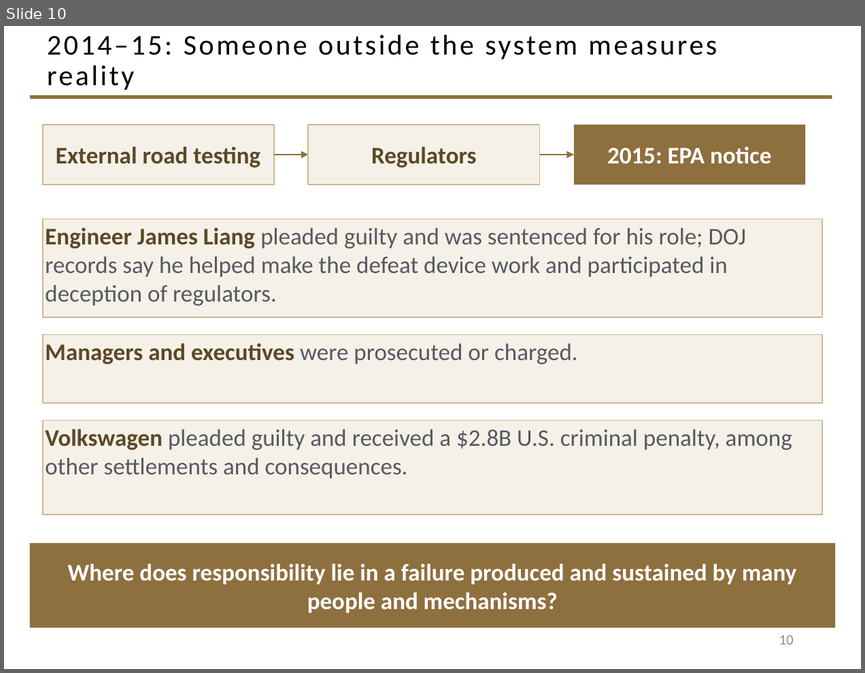
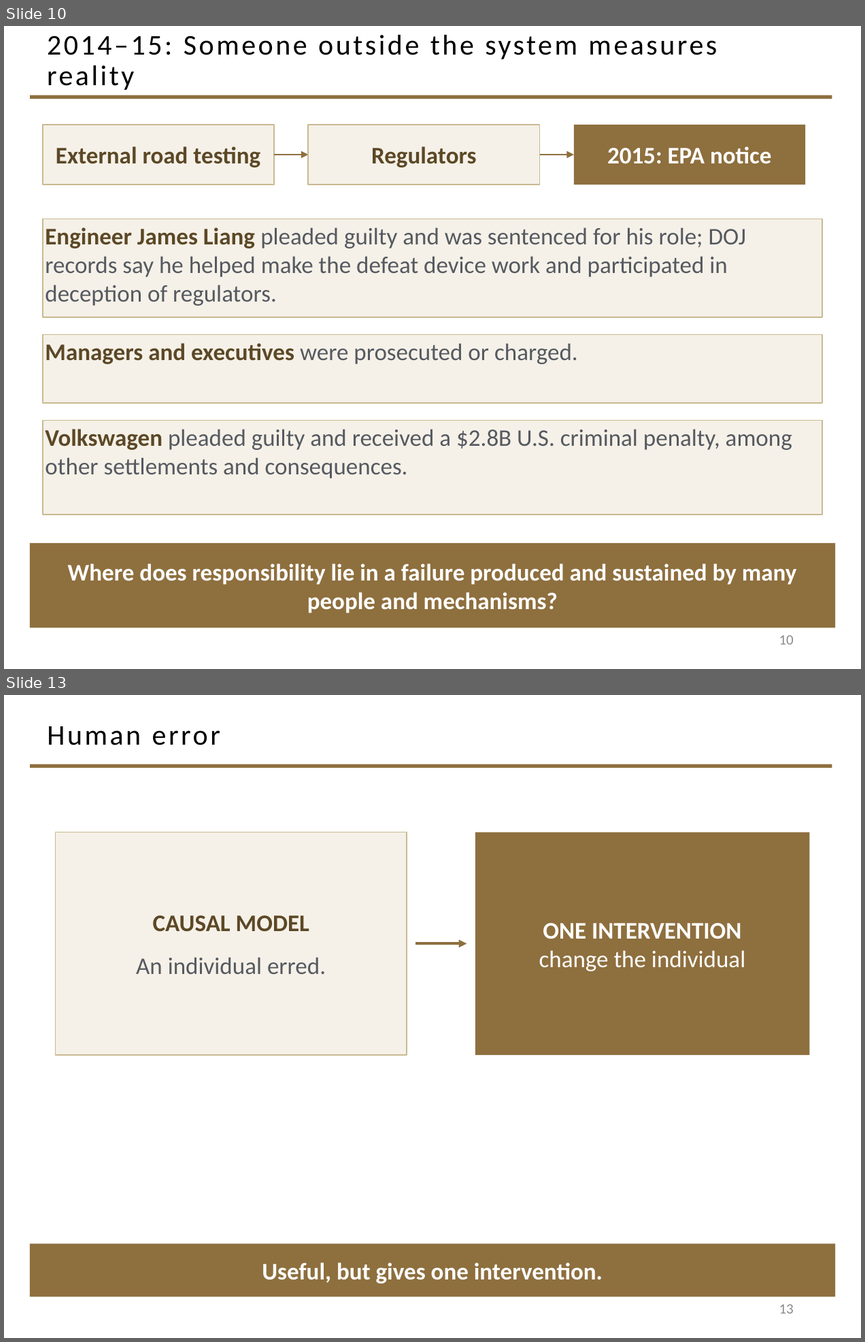
Before and after one commit to davisjam/model-based-agentic-software-engineering, a slide deck: course/lectures/act-2-delegation-and-control/04-failure-aware-engineering/2-4-Failure-Aware-Engineering.pptx. Shown one above the other, each under a label of ours: slide 10 before the commit, slides 10 and 13 after it; the slides between them are not shown. The pictures are 865x673 and 865x1342 pixels, drawn with LibreOffice and Linux fonts; fonts in the diff are those of the drawing; background and template pictures are left out. Boxes give left, top, right and bottom in pixels: in the first picture for what was removed or moved away, otherwise in the second. Text is boxed around its words. In the diff, an @@ line names an element or a change of style, - is before the commit and + after.

Commit message:
deck 2-4: movement 2 — what theory explains it (slides 11-18)

```diff
--- a/course/lectures/act-2-delegation-and-control/04-failure-aware-engineering/2-4-Failure-Aware-Engineering.pptx
+++ b/course/lectures/act-2-delegation-and-control/04-failure-aware-engineering/2-4-Failure-Aware-Engineering.pptx
@@ slide 13 added at (4, 695, 861, 1338), background #FFFFFF; not listed: 1 template element that a slide beside it also shows @@
@@ title added at (47, 726, 220, 745), 24 pt, text #000000 @@
+Human error
@@ rectangle added at (56, 832, 407, 1055), fill #F5F1E8, outline #C9B991 1 pt, 20 pt, text #555960 @@
+CAUSAL MODEL
+An individual erred.
@@ rectangle added at (475, 832, 809, 1055), fill #8E6F3E, 20 pt, text #FFFFFF @@
+ONE INTERVENTION
+change the individual
@@ arrow added from (415, 943) to (466, 943), #8E6F3E 2.25 pt @@
@@ rectangle added at (30, 1243, 835, 1297), fill #8E6F3E, 20 pt, text #FFFFFF, bold @@
+Useful, but gives one intervention.
@@ page number added at (779, 1304, 793, 1313), 12 pt, text #8C8C8C @@
+13
```
Also in this commit, not shown: 7 other slides added.
